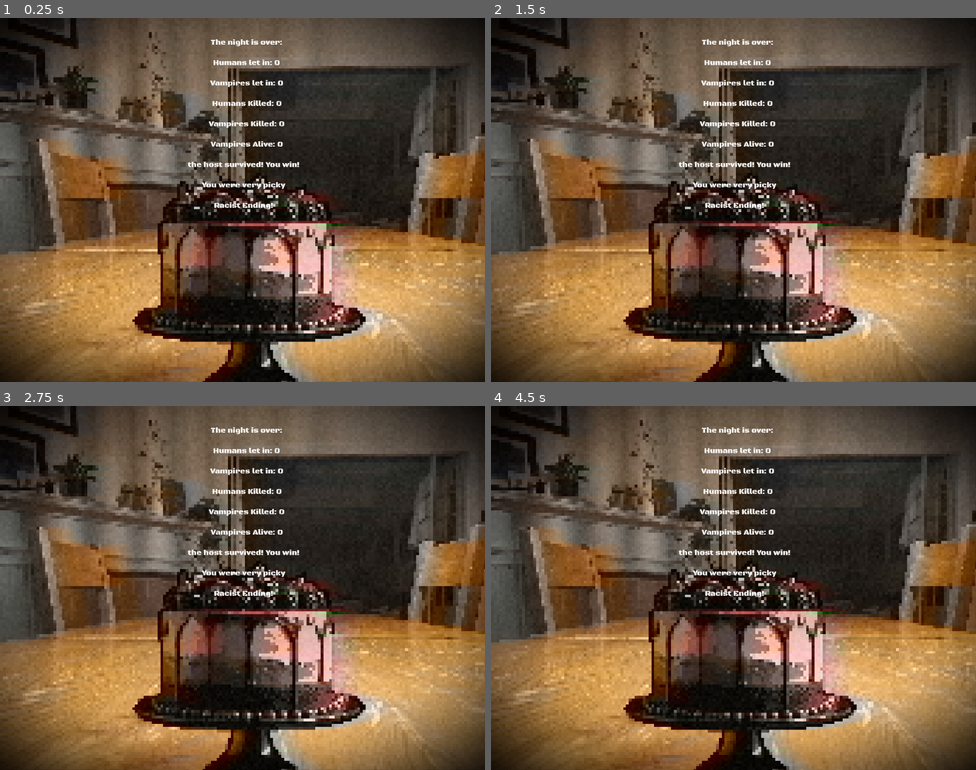
Above: before the commit, frames 1-4 (two rows, left to right).
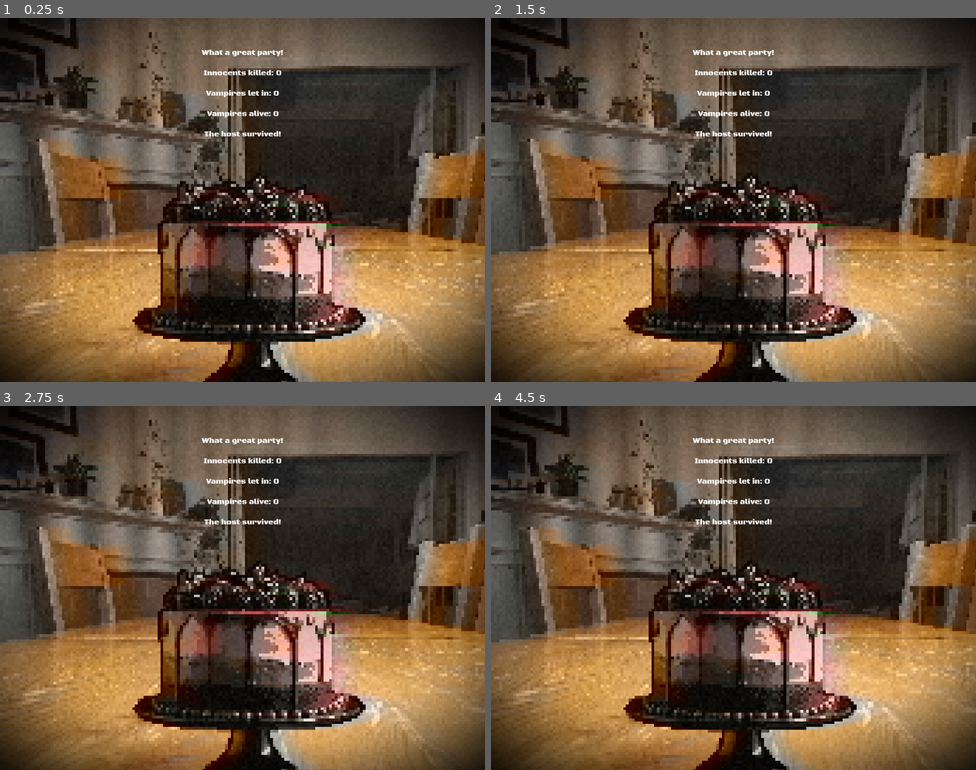
Above: after the commit, the same moments.

Repository: howarja/Vampire-Game
Game: Godot game, scene res://scenes/EndingScene.tscn
Same seed, same stepped clock (60 frames per second), same inputs: the game is played once before the commit and once after it. This scene is started directly instead of the project's main scene. Sound files missing from this copy of the repository are replaced by a short silence.
Inputs (mouse positions are in pixels of both pictures, inside the frame that each line leads up to):
- Up to frame 1 (0.25 s): no input
- Up to frame 2 (1.5 s): tap Enter at 0.5 s; move the mouse to (840, 181) at 0.52 s; press the mouse at (840, 181) at 0.53 s; move the mouse to (636, 218) at 1.27 s; release the mouse at (636, 218) at 1.28 s; click (636, 218) at 1.35 s
- Up to frame 3 (2.75 s): move the mouse to (291, 507) at 2.02 s; press the mouse at (291, 507) at 2.03 s
- Up to frame 4 (4.5 s): move the mouse to (709, 660) at 2.77 s; release the mouse at (709, 660) at 2.78 s; click (709, 660) at 2.85 s; move the mouse to (879, 642) at 3.52 s; press the mouse at (879, 642) at 3.53 s; move the mouse to (588, 533) at 4.27 s; release the mouse at (588, 533) at 4.28 s; click (588, 533) at 4.35 s

The runs differ from the first frame. In frame 1, 2.2% of the frame differs, in the area x 38-62%, y 5-53%; in frame 2, 2.2%; in frame 3, 2.2%; in frame 4, 2.2%.
Error after the commit: Parse Error: Identifier "only_vampires_ending" not declared in the current scope. (res://scenes/ending_scene.gd:87)

Commit message:
Added music to the endings

Diff:
--- a/scenes/EndingScene.tscn
+++ b/scenes/EndingScene.tscn
@@ -3,8 +3,14 @@
 [ext_resource type="Script" uid="uid://c8lbmb2jy31v3" path="res://scenes/ending_scene.gd" id="1_ldsnl"]
 [ext_resource type="AudioStream" uid="uid://bk2pdxxhbgaej" path="res://music/Epic song but scary.wav" id="2_as4tj"]
 [ext_resource type="FontFile" uid="uid://cofv126vqogtf" path="res://BlackOpsOne-Regular.ttf" id="2_oygov"]
+[ext_resource type="AudioStream" uid="uid://domrmftggotly" path="res://music/Genocide.wav" id="2_weo12"]
+[ext_resource type="AudioStream" uid="uid://tnoqbvl3s7dg" path="res://music/bad_ending.wav" id="3_5n375"]
 [ext_resource type="Texture2D" uid="uid://dopv241x543jx" path="res://Sprites/KitchenPeoplecake.png" id="3_jvm3o"]
+[ext_resource type="AudioStream" uid="uid://bak57rp6x82rx" path="res://music/Only Vampires.wav" id="4_1n6l5"]
+[ext_resource type="AudioStream" uid="uid://74ae22rti63s" path="res://music/happy_ending.wav" id="4_85tt6"]
 [ext_resource type="Texture2D" uid="uid://wvlklbh64gk5" path="res://Sprites/20260830_212232.jpg" id="5_4qy0h"]
+[ext_resource type="AudioStream" uid="uid://dg747mds12nbg" path="res://music/medium_ending.wav" id="5_ix7tp"]
+[ext_resource type="AudioStream" uid="uid://burpy0lormos3" path="res://music/medium_plus_ending.wav" id="6_1n6l5"]
 [ext_resource type="Material" uid="uid://cobraaspoty8d" path="res://VHS/vhsRegular.tres" id="6_evwq0"]
 [ext_resource type="Material" uid="uid://c1gtj6yctg6g6" path="res://Materials/pixelate.tres" id="7_weo12"]
 
@@ -23,6 +29,12 @@
 [node name="EndingScene" type="Node2D" unique_id=2130332170 node_paths=PackedStringArray("text")]
 script = ExtResource("1_ldsnl")
 text = NodePath("CanvasLayer/RichTextLabel")
+genocide_song = ExtResource("2_weo12")
+bad_ending = ExtResource("3_5n375")
+only_vampires_ending = ExtResource("4_1n6l5")
+detective_ending = ExtResource("4_85tt6")
+medium_ending = ExtResource("5_ix7tp")
+medium_ending_but_better = ExtResource("6_1n6l5")
 
 [node name="CanvasLayer" type="CanvasLayer" parent="." unique_id=1850741684]
 
--- a/scenes/ending_scene.gd
+++ b/scenes/ending_scene.gd
@@ -1,6 +1,12 @@
 extends Node2D
 
 @export var text: RichTextLabel;
+@export var genocide_song: AudioStreamWAV
+@export var bad_ending: AudioStreamWAV
+@export var trap_the_vampires_ending: AudioStreamWAV
+@export var detective_ending: AudioStreamWAV
+@export var medium_ending: AudioStreamWAV
+@export var medium_ending_but_better: AudioStreamWAV
 @onready var audio_player: AudioStreamPlayer2D = $AudioStreamPlayer2D
 
 func _ready() -> void:
@@ -31,19 +37,23 @@
 
 	if vampiresAlive > 0:
 		text.text += "\n\n the host was killed and eaten by vampires. You failed.";
+
 		if(humans_killed > 0 ):
 			## killed a human and theres still vampires remaining
 			text.text += "\n\n You got the wrong one";
 			text.text += "\n\n Blind Ending!";
+			audio_player.stream = bad_ending;
 			return;
 		else: if(vampiresAlive == 1):
 			text.text += "\n\n You missed one!";
 			text.text += "\n\n There Was One Left Ending!";
+			audio_player.stream = bad_ending;
 			return;
 		else: if humans_let_in == 0:
 			## only let vampires in
 			text.text += "\n\n You have a type, and its for blood suckers.";
 			text.text += "\n\n Hotel for blood";
+			audio_player.stream = bad_ending;
 			return;
 	else:
 		text.text += "\n\n the host survived! You win!";
@@ -51,28 +61,34 @@
 			## Genocide ending
 			text.text += "\n\n But at what cost?";
 			text.text += "\n\n Genocide Ending!";
+			audio_player.stream = genocide_song;
 			return;
 		else: if(humans_killed > 0):
 			## let both humans and vampires in and killed atleast one of both
 			text.text += "\n\n You Killed a human??? You Murder!!!";
 			text.text += "\n\n Prison Ending!";
+			audio_player.stream = medium_ending;
 			return;
 		else: if(humans_let_in > 0 && vampires_let_in > 0):
 			text.text += "\n\n Thats some top tier detective work!";
 			text.text += "\n\n Detective Ending!";
+			audio_player.stream = detective_ending;
 			return;
 		else: if(vampires_let_in == 0):
 			## only let humans in only ending(let only humans in your house)
 			text.text += "\n\n You were very picky";
 			text.text += "\n\n Racist Ending!";
+			audio_player.stream = detective_ending;
 			return;
 		else: if(vampires_let_in > 0 && humans_let_in == 0):
 			## Vamp trap ending(let only vampires in your house and then kill them)
 			text.text += "\n\n You got them all trapped.";
 			text.text += "\n\n Vampire Trap Ending!";
+			audio_player.stream = only_vampires_ending;
 			return;
 		else:
 			## Refuse ending(let no one in your house)
 			text.text += "\n\n Thats not very nice refusing all of your guests.";
 			text.text += "\n\n Bad Host Ending!";
+			audio_player.stream = medium_ending_but_better;
 			pass
Not shown, added: music/Genocide.wav.import
Not shown, added: music/Only Vampires.wav.import
Not shown, added: music/bad_ending.wav.import
Not shown, added: music/happy_ending.wav.import
Not shown, added: music/medium_ending.wav.import
Not shown, added: music/medium_plus_ending.wav.import
Not shown, added: music/Genocide.wav
Not shown, added: music/Only Vampires.wav
Not shown, added: music/bad_ending.wav
Not shown, added: music/happy_ending.wav
Not shown, added: music/medium_ending.wav
Not shown, added: music/medium_plus_ending.wav
